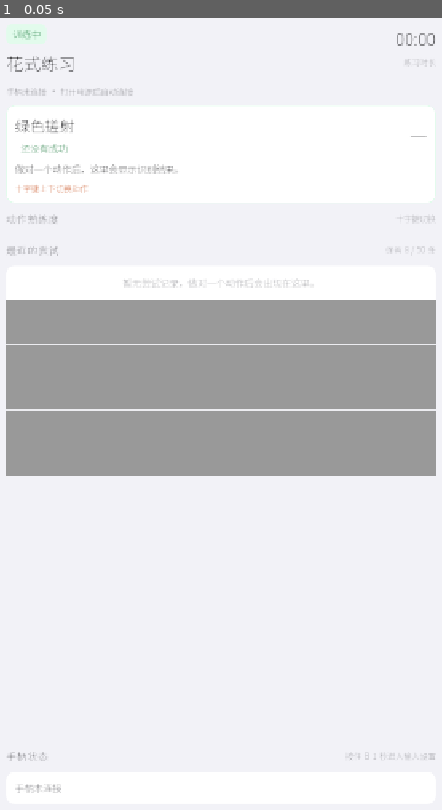
Above: before the commit, frame 1.
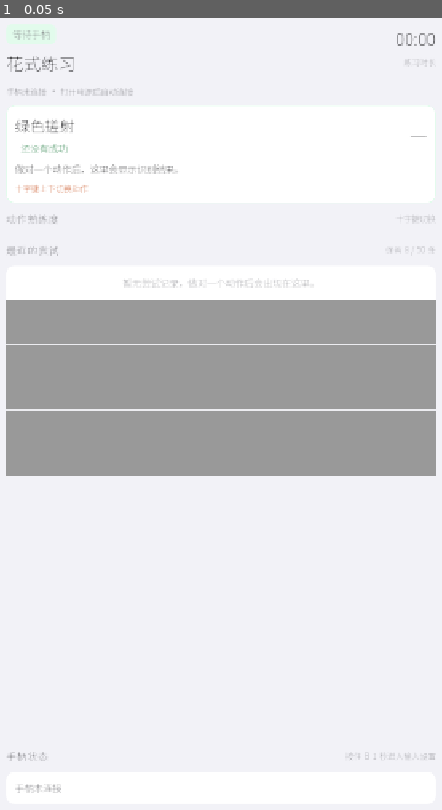
Above: after the commit, the same moment.

Repository: romejiang/fifa-trainer
Game: Godot game, scene res://src/ui/main.tscn
The game is run twice, just before and just after one commit, with the same random seed, the same clock (stepped at 60 frames per second) and the same inputs.
Inputs:
- Up to frame 1 (0.05 s): no input

The runs differ from the first frame. In frame 1, less than 0.1% of the frame differs, in the area x 3-12%, y 1-3%.

Commit message:
fix(05-08): 未建档手柄也显示已连接与真实摇杆值
- HomeScreen._ready 先刷新设备行/状态 pill，首启无手柄不会停在「训练中」
- 认不出的手柄也把 buffer 注入主界面（布局为空 = 未确认，零判定），
  顶部与底部不再误报「手柄未连接」

Diff:
--- a/mobile/src/ui/home_screen.gd
+++ b/mobile/src/ui/home_screen.gd
@@ -121,6 +121,10 @@
 
 func _ready() -> void:
 	_build_attempt_rows()
+	# 未连接（或还没进入练习、`setup()` 尚未调用）时也要显示正确的默认状态：
+	# 场景里的静态文案不能停在「训练中」，否则首启无手柄会自相矛盾。
+	_refresh_header()
+	_refresh_pad()
 
 
 ## 依赖唯一入口。组合根进入练习时调用；本屏不读设备、不推进判定。
--- a/mobile/src/ui/main.gd
+++ b/mobile/src/ui/main.gd
@@ -451,6 +451,11 @@
 		_reuse_checked = false
 		_setup.call("reset_stats")
 	_try_reuse_profile()
+	# 认不出的手柄（seed_known_defaults 为假）也要让主界面拿到 buffer：
+	# 顶部设备行与底部摇杆卡显示「已连接」与真实轴值，而不是停在未连接。
+	# 布局传空串 = 未确认；运行时 `layout_confirmed` 仍为假，零判定。
+	if not _in_practice and not _setup.visible and _sampler.buffer.device >= 0:
+		_practice.setup(_runtime, &"", _sampler.buffer)
 
 
 func _show_config_error(text: String) -> void:
